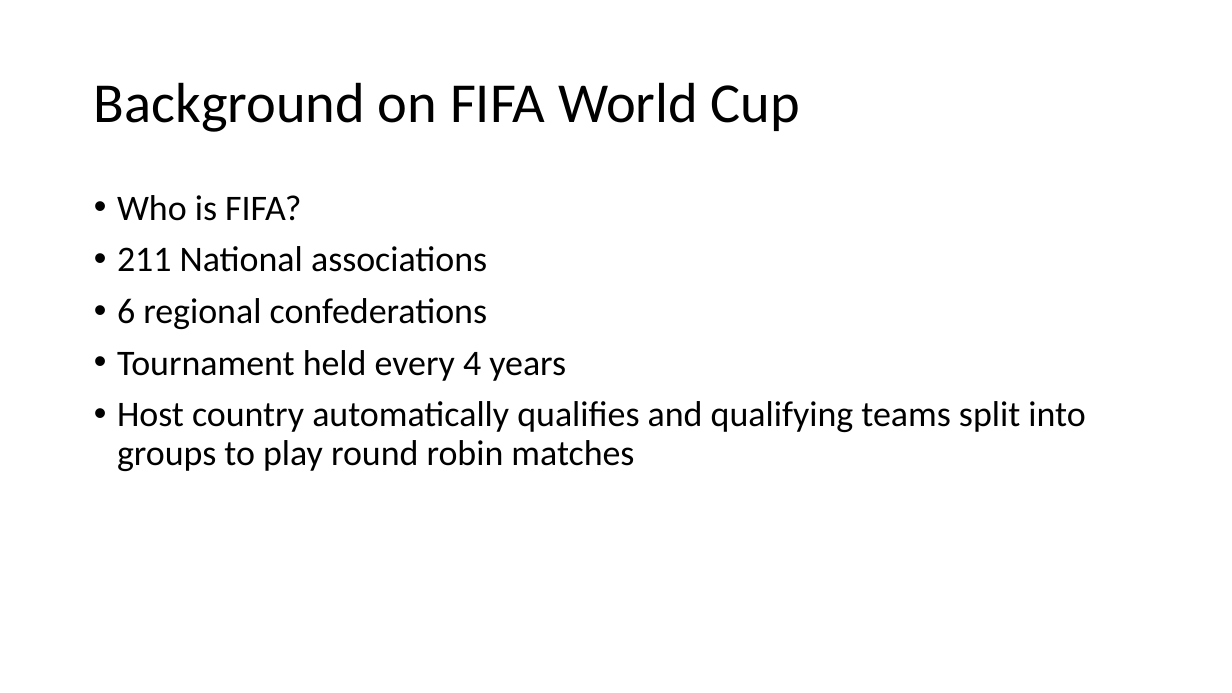
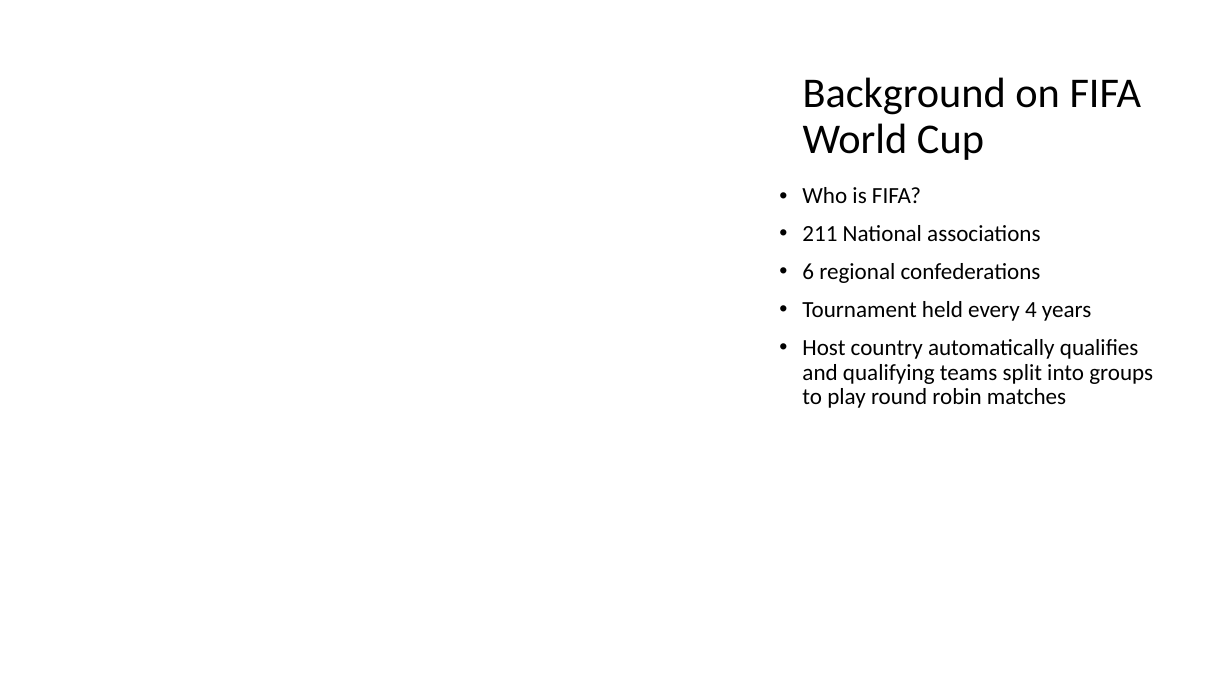
Before and after one commit to johnwanng/projectTWO, a slide deck: slide 2 of FIFA World Cup Presentation.pptx. Drawn at 1232x693 pixels with LibreOffice and Linux fonts; fonts in the diff are those of the drawing; background and template pictures are left out. Boxes give left, top, right and bottom in pixels: in the first picture for what was removed or moved away, otherwise in the second. Text is boxed around its words. In the diff, an @@ line names an element or a change of style, - is before the commit and + after.

```diff
--- a/FIFA World Cup Presentation.pptx
+++ b/FIFA World Cup Presentation.pptx
@@ freeform shape added at <box>665,0,1232,591</box>, fill #FFFFFF at 50% opacity @@
@@ freeform shape added at <box>682,0,1232,571</box>, fill #FFFFFF at 75% opacity @@
@@ title "Background on FIFA World Cup": place and size @@
-title "Background on FIFA World Cup" at <box>94,82,800,132</box>
+title "Background on FIFA World Cup" at <box>803,77,1142,160</box>
@@ title "Background on FIFA World Cup" at <box>803,77,1142,160</box>: size 44 to 33 pt @@
@@ text "Who is FIFA?": place and size @@
-text "Who is FIFA?" at <box>117,195,1085,471</box>
+text "Who is FIFA?" at <box>802,187,1153,408</box>
@@ text "Who is FIFA?" at <box>802,187,1153,408</box>: size 28 to 18 pt @@
```
Also in this commit, not shown: 7 other slides changed, 1 slide added, 1 slide removed.
